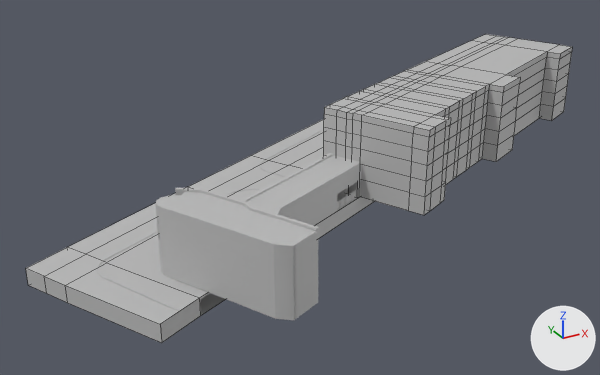
The FBX model Assets/Scenes/Fbx/1_1_Prohodnaya/Prohodnaya_All.fbx as it was, and as the next commit left it.
Rendered twice from a 50 mm lens placed at (-18.45, -2.09, 3.19), pointed at (-14.78, 4.57, -0.14). Lighting does not change. The marker at lower right points along +X, +Y and +Z. Mesh edges are drawn as thin lines on the coarser meshes. Where no turn or scale is listed for an object, it has been applied to the vertices.

The first picture shows 'Proh1', 'Proh2', 'prohFloor_1', 'prohFloor_2', 'prohFloor_3'.
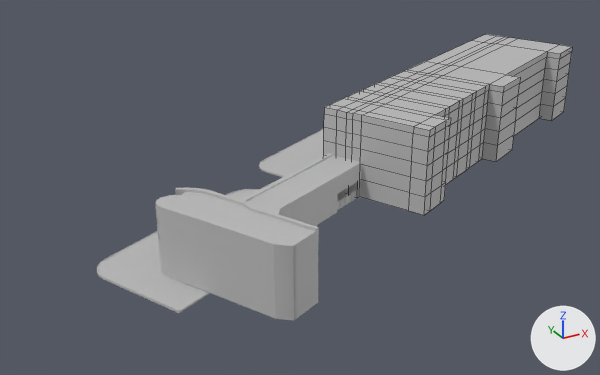
What differs and where, as boxes [x1, y1, x2, y2] in the pictures (600 x 375 px):
'prohFloor_3', deleted
    before: [26, 119, 375, 343]

What changed in the scene script:
```text
Remove ob_prohfloor_3:
    ob_prohfloor_3 = bpy.data.objects.new('prohFloor_3', me_mesh_078)
    ob_prohfloor_3.location = (-14.984, 4.194, -0.016)
```
